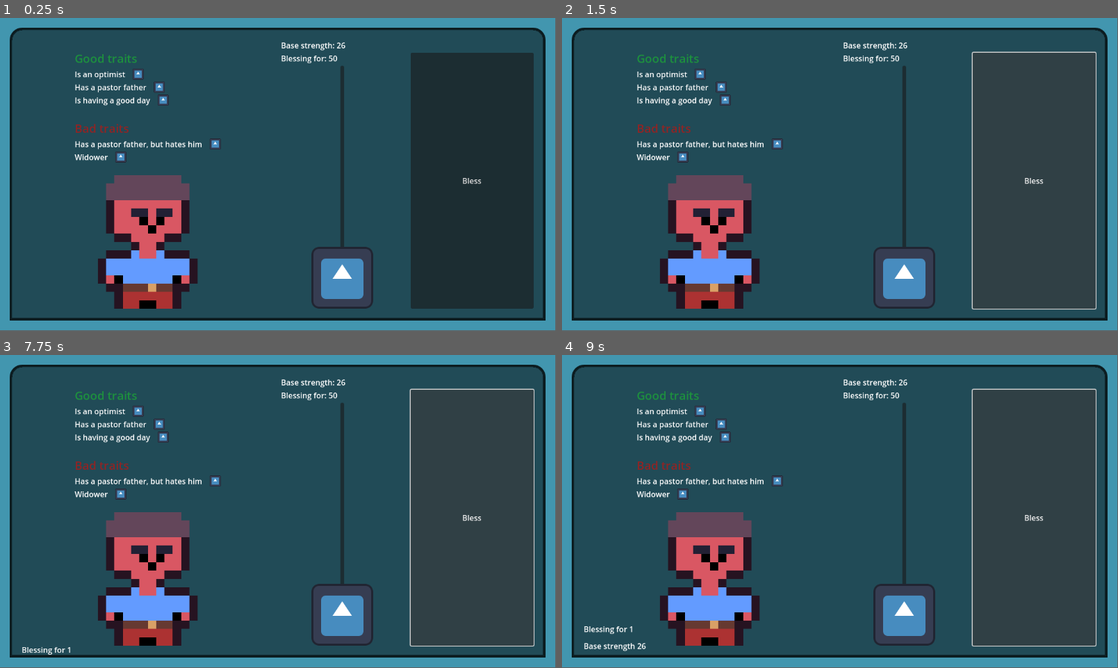
Above: before the commit, frames 1-4 (two rows, left to right).
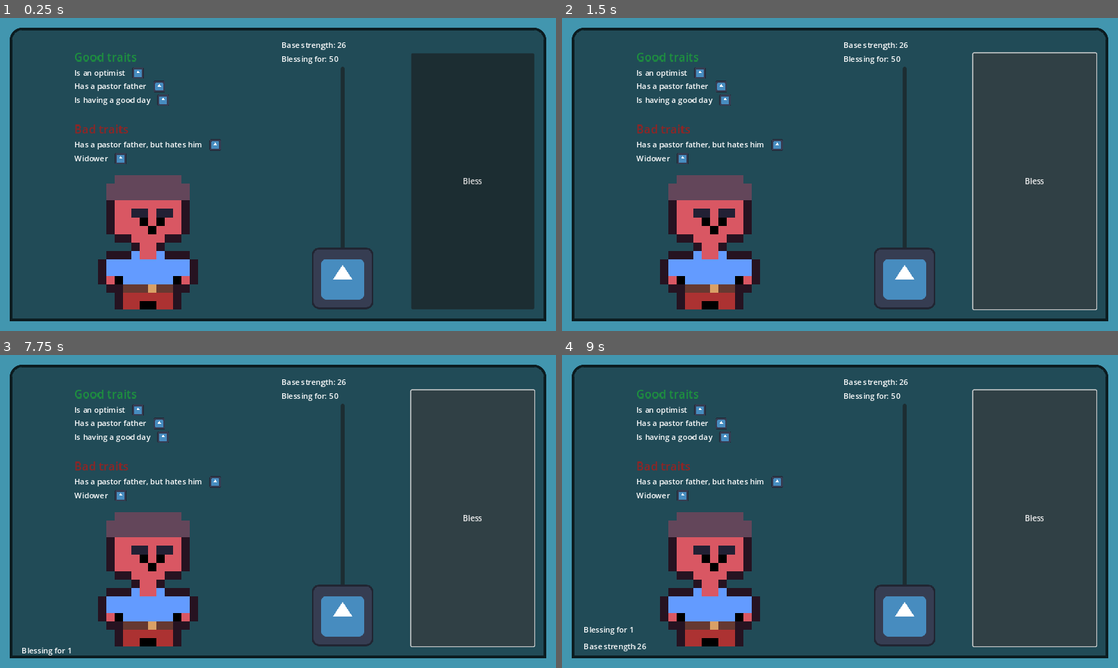
Above: after the commit, the same moments.

Repository: frostblooded/wolf
Game: Godot game, scene res://scenes/main.tscn
Two runs of this game, one before a commit and one after it. Both use one fixed random seed, a clock stepped at 60 frames per second and the inputs below. The engine's default icon, where the game draws it, is replaced by a stand-in: a white triangle on a blue panel in a dark square.
Inputs:
- Up to frame 1 (0.25 s): no input
- Up to frame 2 (1.5 s): click "Bless" at 0.5 s; click "Bless" at 1.25 s
- Up to frame 3 (7.75 s): click "Bless" at 2 s; tap Enter at 2.75, 4.25, 5.75 s; tap Space at 3.5, 5, 6.5 s
- Up to frame 4 (9 s): no input
The window is 799x449 before the commit and 800x450 after it. Grey fills any space a smaller window leaves; there, only what the larger window draws over its background counts as a difference.

The runs differ from the first frame. In frame 1, 3.4% of the frame differs, in the area x 1-99%, y 3-97%; in frame 2, 3.9%; in frame 3, 4.0%; in frame 4, 4.1%.

Commit message:
Make UI scale properly with the window

Diff:
--- a/project.godot
+++ b/project.godot
@@ -19,6 +19,10 @@
 
 MessageBus="*res://scripts/autoload/message_bus.gd"
 
+[display]
+
+window/stretch/mode="canvas_items"
+
 [gui]
 
 theme/custom="res://theme.tres"
--- a/scenes/main.tscn
+++ b/scenes/main.tscn
@@ -13,8 +13,8 @@
 [node name="Main" type="Node2D"]
 
 [node name="Background" type="Sprite2D" parent="."]
-position = Vector2(626, 357)
-scale = Vector2(9.63477, 1367.25)
+position = Vector2(592, 344.001)
+scale = Vector2(71.6221, 10286.6)
 texture = SubResource("GradientTexture1D_mdlhv")
 
 [node name="GameManager" parent="." instance=ExtResource("2_k8vnu")]
